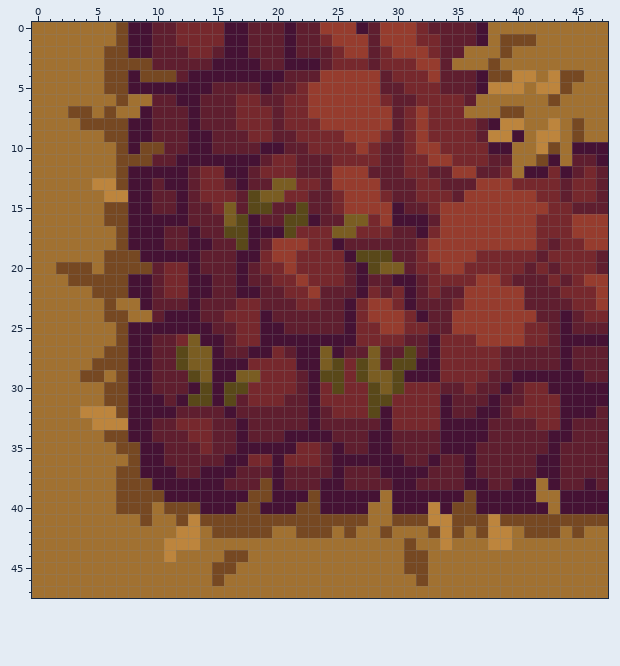
Pixel-art sprite -- src/public/assets/images/tiles/ne.png. Above: the version before the commit.
The file is 48x48 pixels. Colours within 5 levels of each other are drawn and written as one.
The same view after the edit:
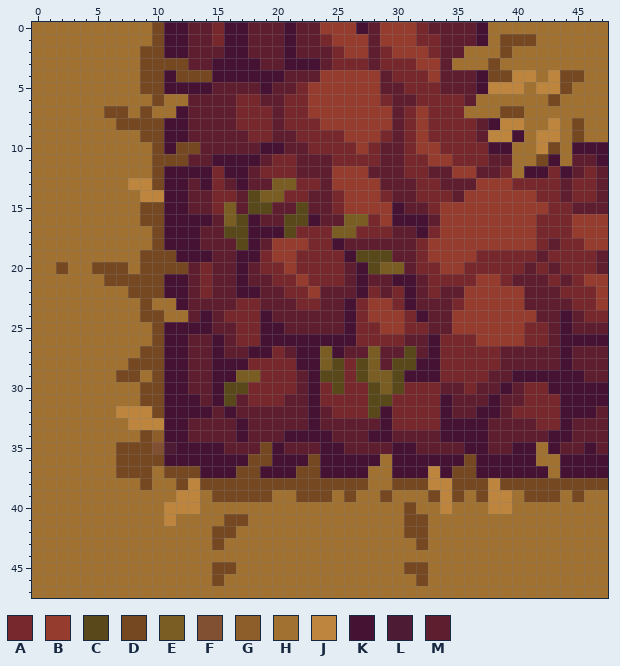
Palette (. is transparent): A #76282d  B #963c2e  C #594819  D #764822  E #7a5d22  F #815032  G #8d5e2a  H #a17131  J #bd853d  K #451234  L #4e1b34  M #5f1e2f
The edit:
Changed rows in their new state; - is an unchanged pixel.
first column x 3:
 0 ----HHHDKKMM---------------------------------
 1 ----HHHDKKMM---------------------------------
 2 ---HHHDDKKMM---------------------------------
 3 ---HHH-DDD-----------------------------------
 4 ---HHH--KDDD---------------------------------
 5 ---HHHDD-------------------------------------
 6 ----H--DHHM----------------------------------
 7 HH--D-DHHKM----------------------------------
 8 -HHH-DDDKKM----------------------------------
 9 ---HHHDDKKMM---------------------------------
10 ----HHH-KDDM---------------------------------
11 ----HHHDDDMM---------------------------------
12 ----HHHD--KK---------------------------------
13 --HHHJJD---K---------------------------------
14 ---HHHJJK--M---------------------------------
15 ---HHHDDK------------------------------------
16 ---HHHDD--KK---------------------------------
17 ----HHHDKK-----------------------------------
18 ----HHHDKK-M---------------------------------
19 ---HHHDDD--K---------------------------------
20 HHD--H-DDDMA---------------------------------
21 HHH--DDDKKMA---------------------------------
22 --HHHDDDKKMA---------------------------------
23 ---H--DHHKM----------------------------------
24 ---HH-DDHHMK---------------------------------
25 ----HHHD-------------------------------------
26 ----HHHDKKMM---------------------------------
27 ---HHHDDKKMM---------------------------------
28 --HHHDDDKKMM---------------------------------
29 -HH--DHDKKMM---------------------------------
30 ---HHHDDKKMM---------------------------------
31 ---HHHDDK-KM---------------------------------
32 -HHHJJJD-KKK---------------------------------
33 --HHHJJJKKMM---------------------------------
34 ---HHHDGKKMM---------------------------------
35 ------DFLKKKK-MMD-MMMK---MMKK--MM-K--KKH---K-
36 ----D-DDKKKKK--DD-KKDK----H-KK-KKDKKKKKHHKKKK
37 ------DHDDD---DDK-KDDK-KKHH---JKDDKKKKK-HKKKK
38 ----HH-HHDJDDDDD-DDDDDDDDHHDDDJJDDDJDDDDDDDDD
39 ----HHHHHJJHDDD--HHD-DHDHHDHHHDJDHDJJHDDDHDHH
40 ----HHH-JJJHHHHHHHHHHHHHH--HDHHJHHHJJHHH-HHHH
41 ------H-JHHHH--HHHHHHHHHH--H--HHHHHHHHHHHHHHH
42 ---------HH---HHH--HHH-H--H-DDHHH-HHH-HHH-H--
43 --------HHH-D---------------HD-H---HH--------
44 --------H----HH-------------HH---------------
